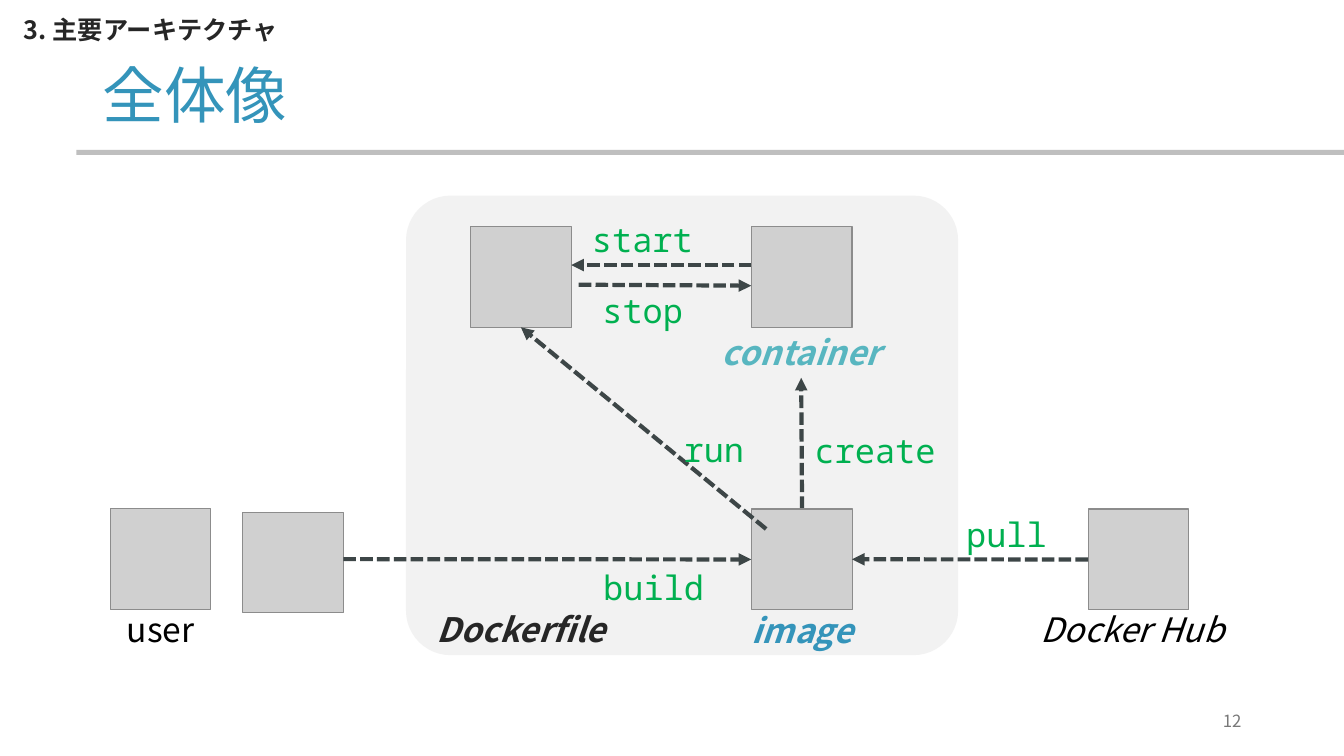
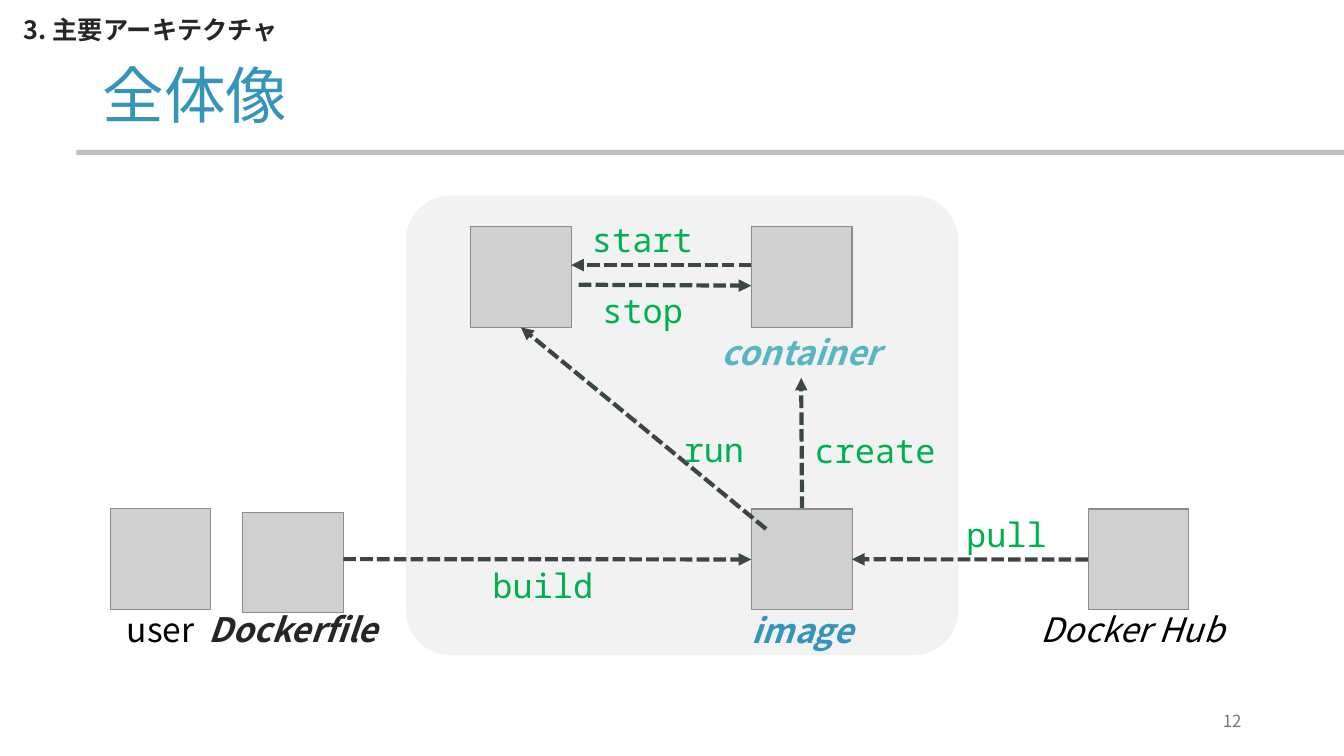
Before and after one commit to yamada-ai/java-prac, a slide deck: slide 12 of docker-container.pptx. Drawn at 1344x756 pixels with LibreOffice and Linux fonts; fonts in the diff are those of the drawing; grey boxes stand for pictures; background and template pictures are left out. Boxes give left, top, right and bottom in pixels: in the first picture for what was removed or moved away, otherwise in the second. Text is boxed around its words. In the diff, an @@ line names an element or a change of style, - is before the commit and + after.

```diff
--- a/docker-container.pptx
+++ b/docker-container.pptx
@@ text "build" moved from (x1=603, y1=574, x2=704, y2=601) to (x1=492, y1=572, x2=593, y2=599) @@
@@ text "Dockerfile" rewrapped from (x1=436, y1=614, x2=605, y2=643) to (x1=208, y1=606, x2=377, y2=643) @@
```
Also in this commit, not shown: 8 other slides changed, 3 slides added, 1 slide removed.
